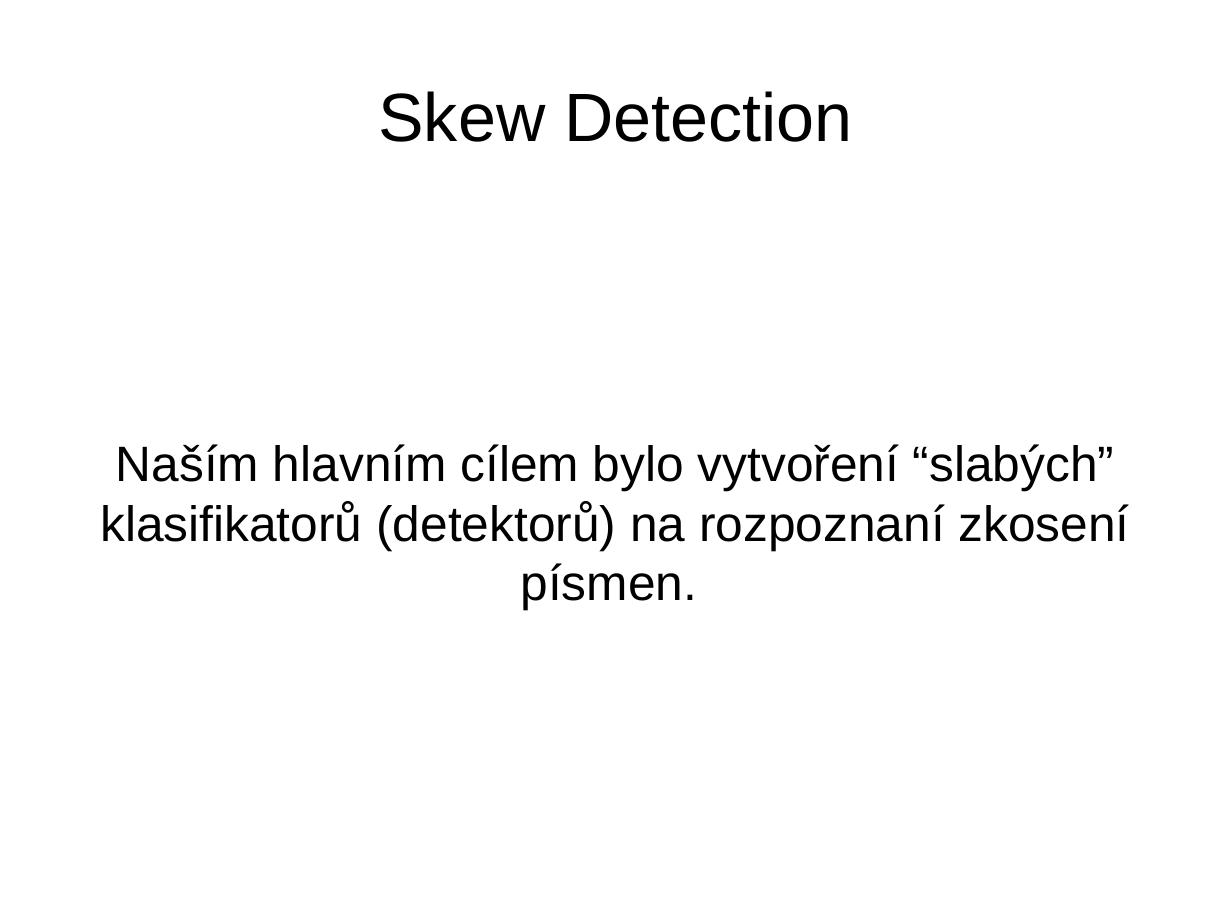
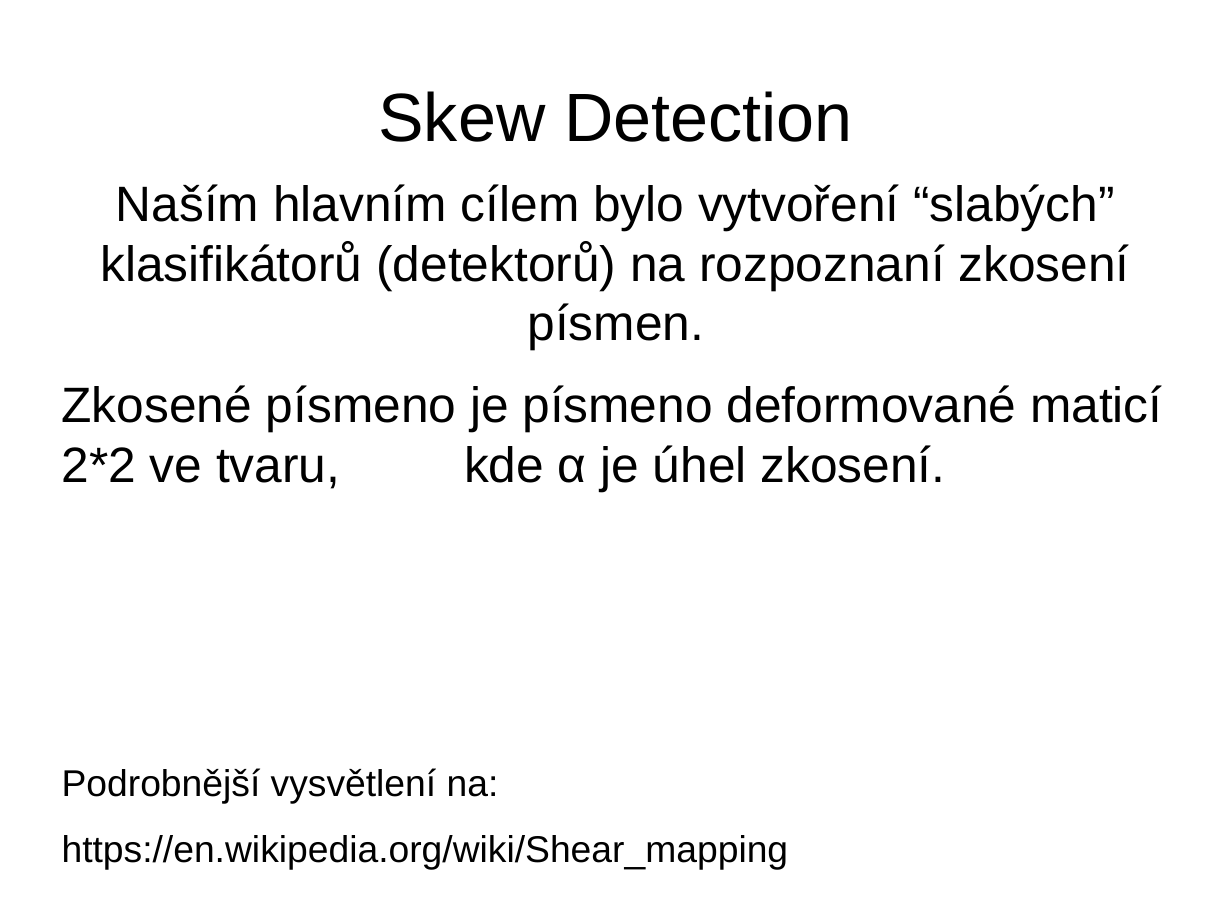
Before and after one commit to MichalBusta/skewDetection, a slide deck: slide 1 of doc/Skew_Detection.odp. Drawn at 1232x924 pixels with LibreOffice and Linux fonts; fonts in the diff are those of the drawing. Boxes give left, top, right and bottom in pixels: in the first picture for what was removed or moved away, otherwise in the second. Text is boxed around its words. In the diff, an @@ line names an element or a change of style, - is before the commit and + after.

```diff
--- a/doc/Skew_Detection.odp
+++ b/doc/Skew_Detection.odp
@@ subtitle at [62,184,1162,870]: text changed @@
-Naším hlavním cílem bylo vytvoření “slabých” klasifikatorů (detektorů) na rozpoznaní zkosení písmen.
+Naším hlavním cílem bylo vytvoření “slabých” klasifikátorů (detektorů) na rozpoznaní zkosení písmen.
+Zkosené písmeno je písmeno deformované maticí 2*2 ve tvaru, kde α je úhel zkosení.
+Podrobnější vysvětlení na:
+https://en.wikipedia.org/wiki/Shear_mapping
```
Also in this commit, not shown: 6 other slides changed, 1 slide added, 2 slides removed.
